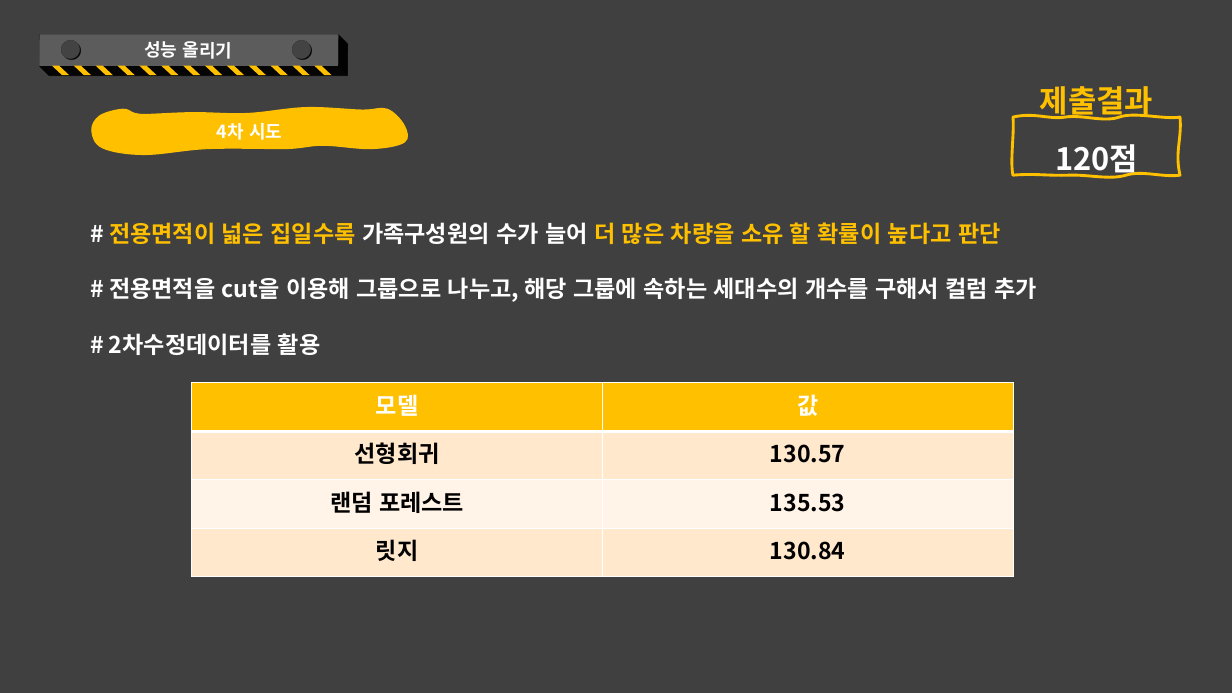
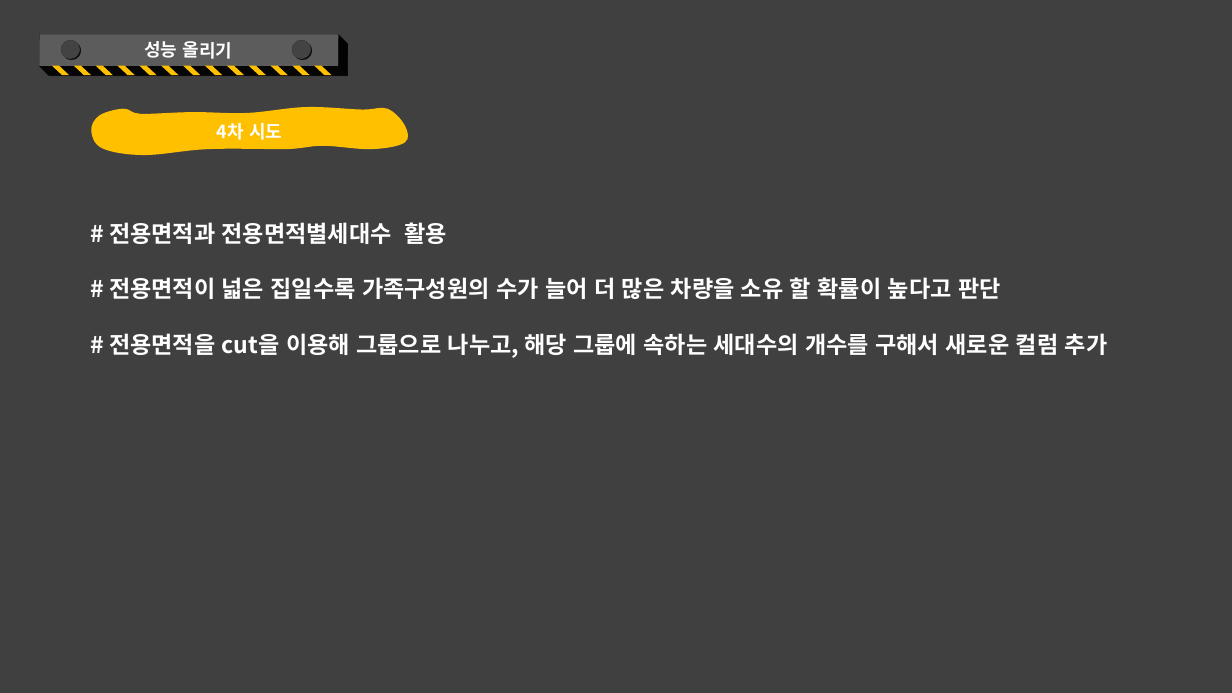
Before and after one commit to kkkkyoung/parking_project, a slide deck: slide 56 of PlayDate_2nd_project.pptx (slide 52 before the commit). Drawn at 1232x693 pixels with LibreOffice and Linux fonts; fonts in the diff are those of the drawing. Boxes give left, top, right and bottom in pixels: in the first picture for what was removed or moved away, otherwise in the second. Text is boxed around its words. In the diff, an @@ line names an element or a change of style, - is before the commit and + after.

Commit message:
수정 220919

```diff
--- a/PlayDate_2nd_project.pptx
+++ b/PlayDate_2nd_project.pptx
@@ free removed at (x1=1013, y1=59, x2=1180, y2=117) @@
-제출결과
@@ freeform shape removed at (x1=1013, y1=117, x2=1180, y2=176) @@
-120점
@@ text at (x1=109, y1=222, x2=448, y2=244): paragraph added @@
+# 전용면적과 전용면적별세대수 활용
@@ text at (x1=109, y1=277, x2=1001, y2=299): text colour #FFC000 to #FFFFFF in "전용면적이 넓은 집일수록 더 많은 차량을 소유 ..." @@
@@ text at (x1=109, y1=333, x2=1108, y2=358): text changed @@
-# 전용면적을 cut을 이용해 그룹으로 나누고, 해당 그룹에 속하는 세대수의 개수를 구해서 컬럼 추가
-# 2차수정데이터를 활용
+# 전용면적을 cut을 이용해 그룹으로 나누고, 해당 그룹에 속하는 세대수의 개수를 구해서 새로운 컬럼 추가
@@ table removed at (x1=192, y1=383, x2=1013, y2=577), 4 rows, 2 columns @@
-모델 | 값
-선형회귀 | 130.57
-랜덤 포레스트 | 135.53
-릿지 | 130.84
```
Also in this commit, not shown: 6 other slides changed, 3 slides added, 1 slide removed.
